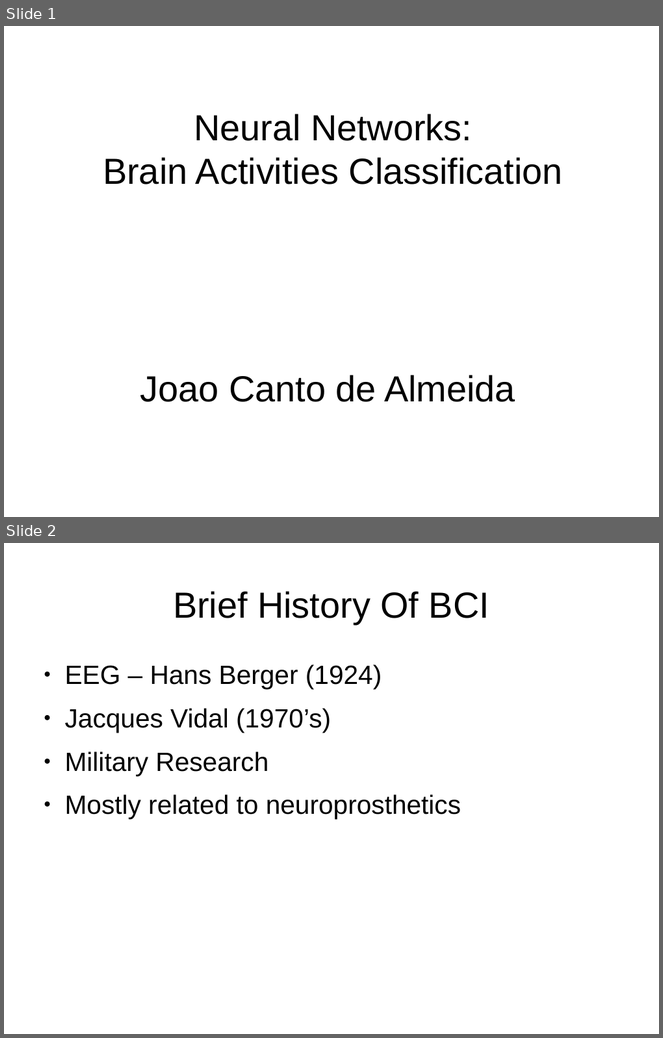
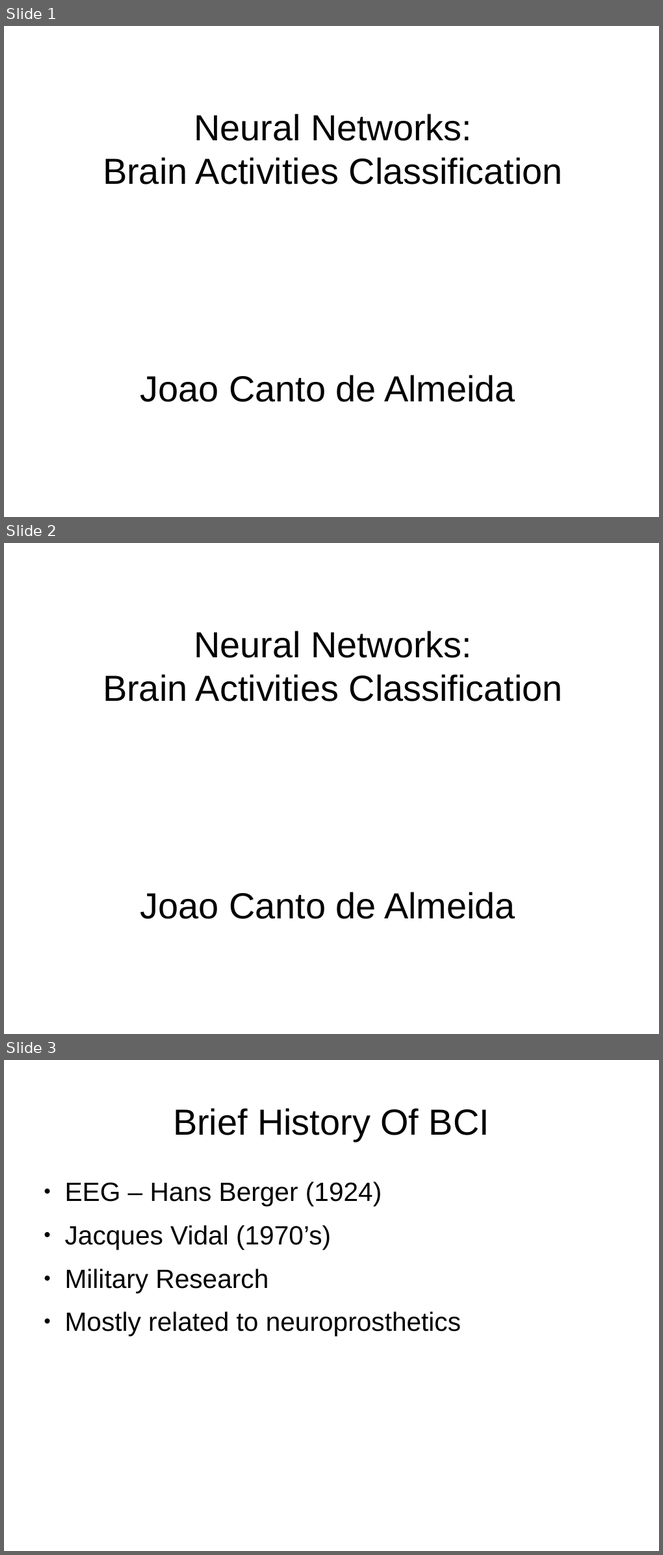
Before and after one commit to joaoccanto/NeuralNetwork-BrainActivityRecognition, a slide deck: presentation.odp. Shown one above the other, each under a label of ours: slides 1 and 2 before the commit, slides 1, 2 and 3 after it. The pictures are 663x1038 and 663x1555 pixels, drawn with LibreOffice and Linux fonts; fonts in the diff are those of the drawing. Boxes give left, top, right and bottom in pixels: in the first picture for what was removed or moved away, otherwise in the second. Text is boxed around its words. In the diff, an @@ line names an element or a change of style, - is before the commit and + after.

```diff
--- a/presentation.odp
+++ b/presentation.odp
@@ slide 2 added at (x1=4, y1=543, x2=659, y2=1034), background #FFFFFF @@
@@ title added at (x1=103, y1=631, x2=563, y2=919), 44 pt, text #000000 @@
+Neural Networks:
+Brain Activities Classification
+Joao Canto de Almeida
@@ what was slide 2 is now slide 3 @@
```
Also in this commit, not shown: 3 slides changed, 1 other slide added, 47 other files.
